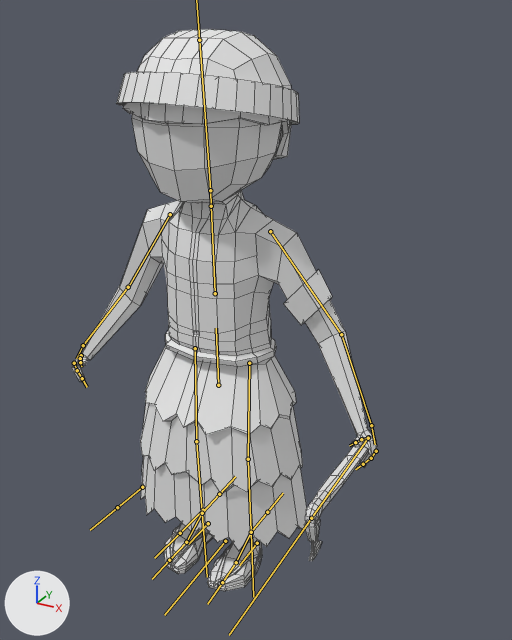
What one commit did to the FBX model Map/Assets/Models/Summerian_civil/summerian_civil_axe.fbx.
One viewpoint serves both versions: a 50 mm camera at (8.99, -14.25, 14.81) aimed at (1.03, 0.21, 7.58). The lights are fixed; the arrows at lower left show +X, +Y and +Z. The bones that bend it are drawn over the model as lines. Mesh edges are drawn as thin lines.

The first picture shows 'Summerian Civil'.
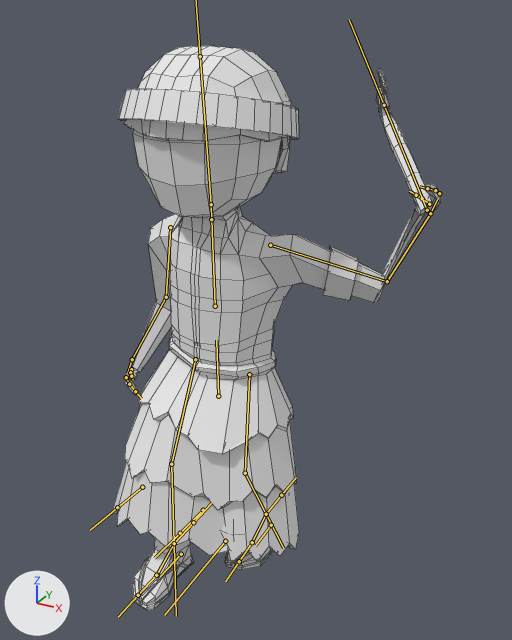
The newer file adds an action. The first version stands in its rest pose; the second is drawn at frame 9 of the action 'Armature|Sumerian_Civil_Axe_Fight'.

Changed parts and their boxes [x1, y1, x2, y2] in the pictures (512 x 640 px):
'Summerian Civil', posed (8% wider): before [72, 29, 377, 591]; after [112, 46, 440, 611]
bone 'abdomen', root to tip: before (218, 385) to (216, 328); after (218, 396) to (216, 340)
bone 'brazo_L', root to tip: before (270, 231) to (341, 334); after (270, 245) to (387, 281)
bone 'antebrazo_L', root to tip: before (341, 334) to (371, 425); after (387, 281) to (430, 213)
bone 'Hacha', root to tip: before (368, 438) to (311, 518); after (427, 210) to (384, 105)
bone 'brazo_R', root to tip: before (170, 214) to (128, 287); after (170, 227) to (166, 297)
bone 'antebrazo_R', root to tip: before (128, 287) to (83, 345); after (166, 297) to (132, 359)
bone 'femur_L', root to tip: before (249, 363) to (248, 459); after (249, 374) to (245, 473)
bone 'tibia_L', root to tip: before (248, 459) to (251, 532); after (245, 473) to (266, 514)
bone 'femur_R', root to tip: before (195, 348) to (196, 441); after (195, 359) to (171, 464)
bone 'tibia_R', root to tip: before (196, 441) to (202, 513); after (171, 464) to (174, 543)
bone 'pie_L_control', root to tip: before (257, 543) to (239, 565); after (271, 525) to (255, 545)
bone 'pie_R_control', root to tip: before (208, 523) to (188, 544); after (181, 554) to (159, 577)

The edits, one by one:
Bone 'abdomen' (bone_abdomen) moves from (0.0, 0.0, 0.0) to (0.0, -0.34, -0.01).
Bone 'brazo_L' (bone_brazo_l) turns from (0, 0, 0) to (31, -1, 22) degrees about its own x, y and z.
Bone 'antebrazo_L' (bone_antebrazo_l) turns from (0, 0, 0) to (116, 7, -95) degrees about its own x, y and z.
Bone 'Hacha' (bone_hacha) moves from (0.0, 0.0, 0.0) to (-0.03, 0.03, 0.08).
Bone 'Hacha' (bone_hacha) turns from (0, 0, 0) to (-18, 0, 2) degrees about its own x, y and z.
Bone 'brazo_R' (bone_brazo_r) turns from (0, 0, 0) to (-9, -9, -17) degrees about its own x, y and z.
Bone 'antebrazo_R' (bone_antebrazo_r) turns from (0, 0, 0) to (11, 0, 8) degrees about its own x, y and z.
Bone 'femur_L' (bone_femur_l) turns from (0, 0, 0) to (4, -1, 0) degrees about its own x, y and z.
Bone 'tibia_L' (bone_tibia_l) turns from (0, 0, 0) to (30, 0, 0) degrees about its own x, y and z.
Bone 'femur_R' (bone_femur_r) turns from (0, 0, 0) to (24, 3, 1) degrees about its own x, y and z.
Bone 'tibia_R' (bone_tibia_r) turns from (0, 0, 0) to (18, 0, 0) degrees about its own x, y and z.
Bone 'pie_L_control' (bone_pie_l_control) moves from (0.0, 0.0, 0.0) to (-0.01, -0.94, 0.0).
Bone 'pie_R_control' (bone_pie_r_control) moves from (0.0, 0.0, 0.0) to (-0.02, 1.49, -0.04).
